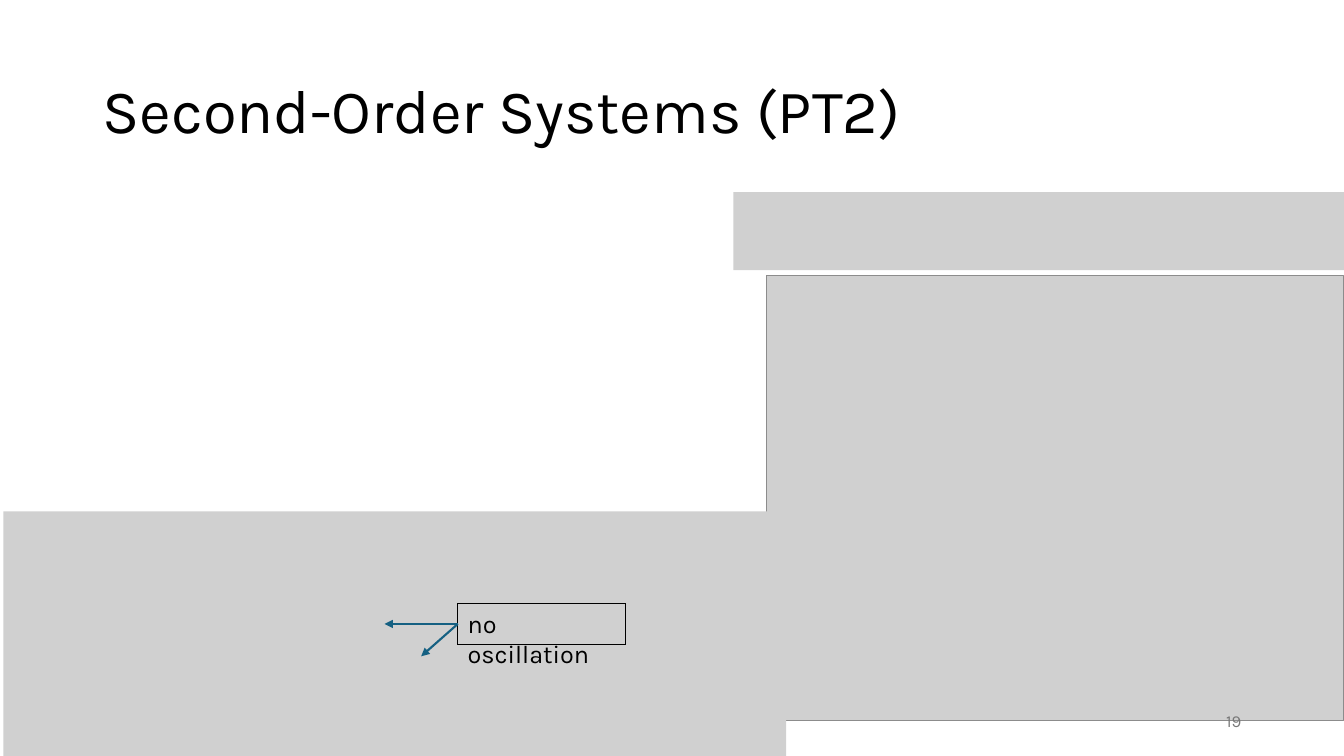
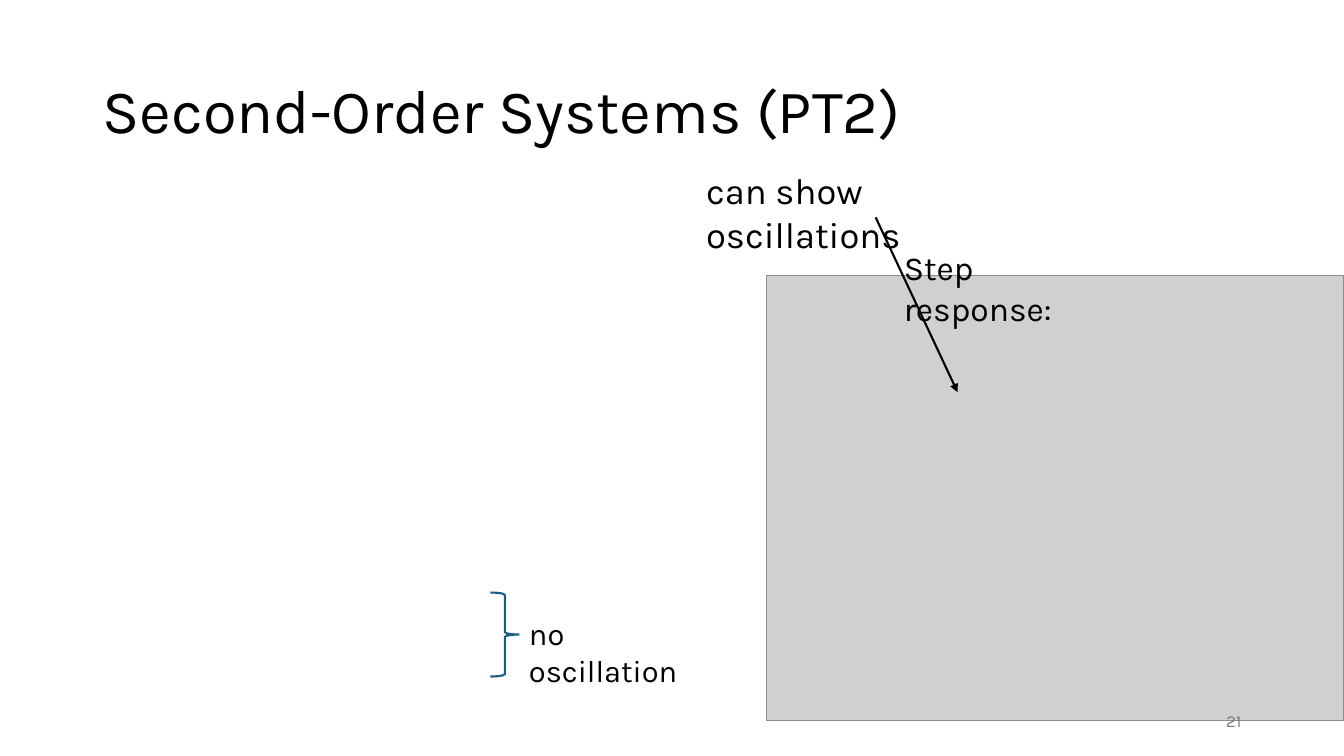
Before and after one commit to FelixWick/control_engineering, a slide deck: slide 21 of slides/1_systems.pptx (slide 19 before the commit). Drawn at 1344x756 pixels with LibreOffice and Linux fonts; fonts in the diff are those of the drawing; grey boxes stand for pictures. Boxes give left, top, right and bottom in pixels: in the first picture for what was removed or moved away, otherwise in the second. Text is boxed around its words. In the diff, an @@ line names an element or a change of style, - is before the commit and + after.

```diff
--- a/slides/1_systems.pptx
+++ b/slides/1_systems.pptx
@@ text added at (706,179,901,257), 26 pt, text #000000 @@
+can show oscillations
@@ picture removed at (734,193,1344,270) @@
@@ arrow added from (876, 218) to (958, 392), #000000 1.5 pt @@
@@ text added at (904,258,1052,329), 24 pt, text #000000 @@
+Step response:
@@ picture removed at (3,511,786,756) @@
@@ right brace added at (490,593,519,677), outline #156082 1.5 pt @@
@@ arrow removed from (458, 624) to (385, 624) @@
@@ arrow removed from (458, 624) to (421, 656) @@
@@ text "no oscillation": place and size @@
-text "no oscillation" at (458,604,626,644)
+text "no oscillation" at (529,630,677,683)
@@ text "no oscillation" at (529,630,677,683): size 18 to 22 pt; outline #000000 0.75 pt to none @@
@@ page number at (1226,716,1241,732): text changed @@
-19
+21
```
Also in this commit, not shown: 4 other slides changed, 5 slides added.
